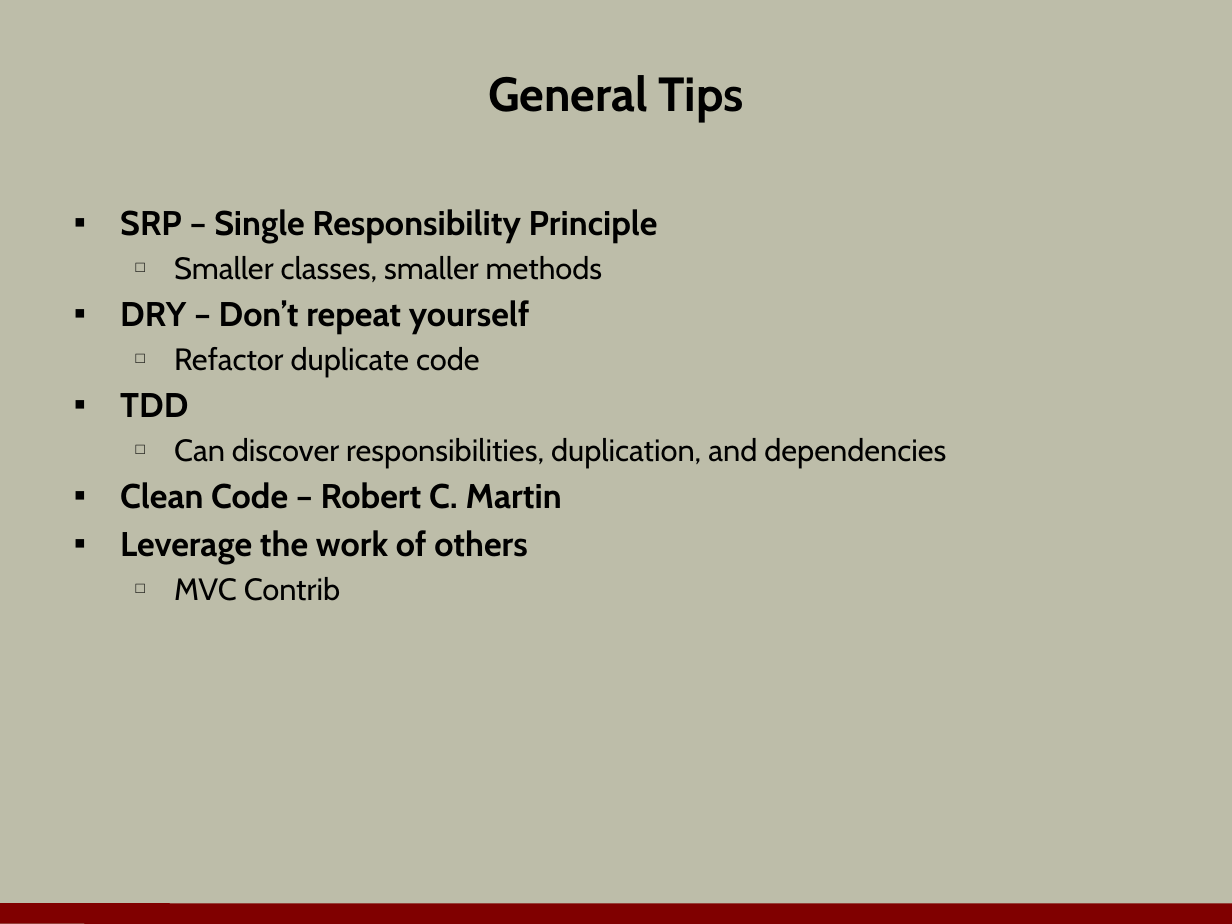
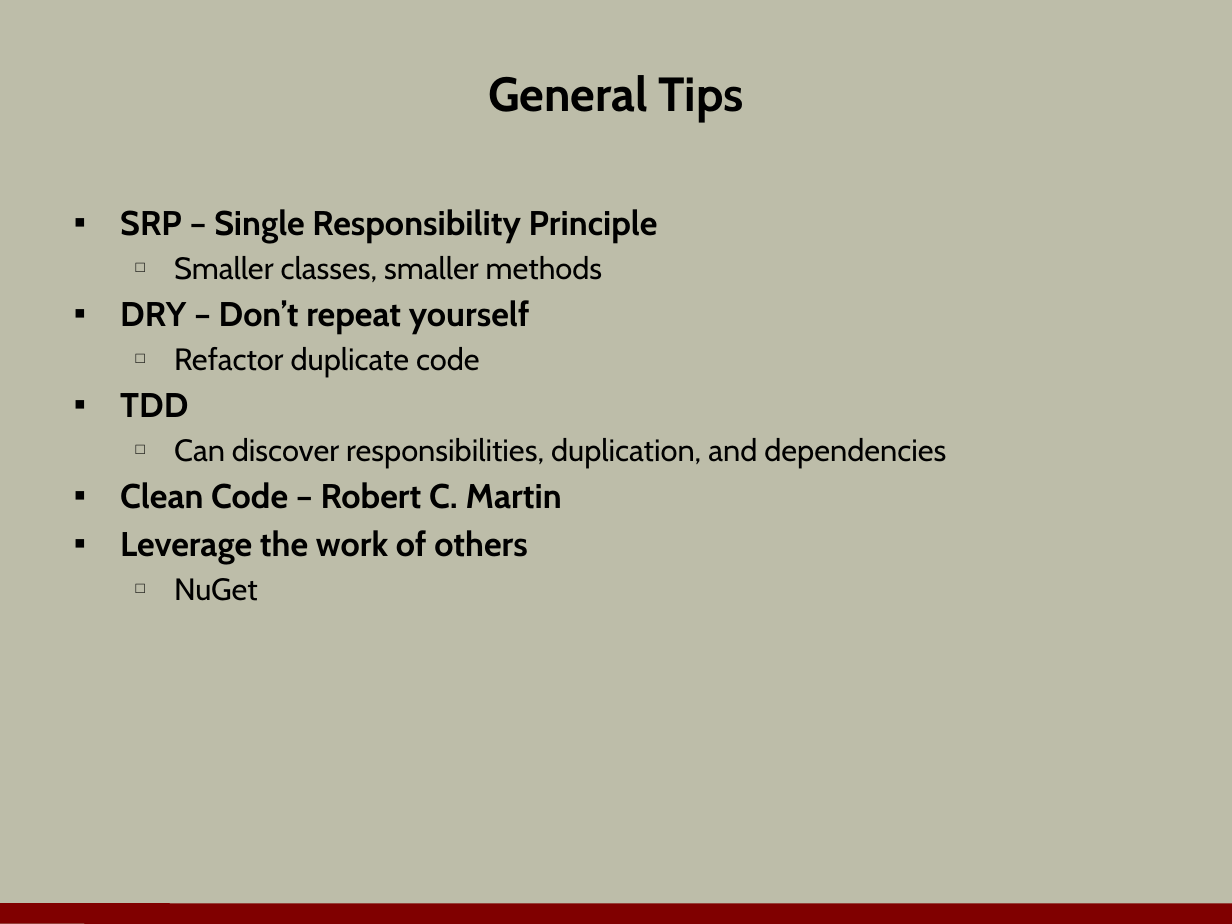
Before and after one commit to OdeToCode/classes, a slide deck: slide 12 of mvc/slides/13_BestPractices.pptx. Drawn at 1232x924 pixels with LibreOffice and Linux fonts; fonts in the diff are those of the drawing; background and template pictures are left out. Boxes give left, top, right and bottom in pixels: in the first picture for what was removed or moved away, otherwise in the second. Text is boxed around its words. In the diff, an @@ line names an element or a change of style, - is before the commit and + after.

```diff
--- a/mvc/slides/13_BestPractices.pptx
+++ b/mvc/slides/13_BestPractices.pptx
@@ text at <box>174,578,258,601</box>: text changed @@
-  □ MVC Contrib
+  □ NuGet
```
Also in this commit, not shown: 1 other slide changed, 1 other file.
